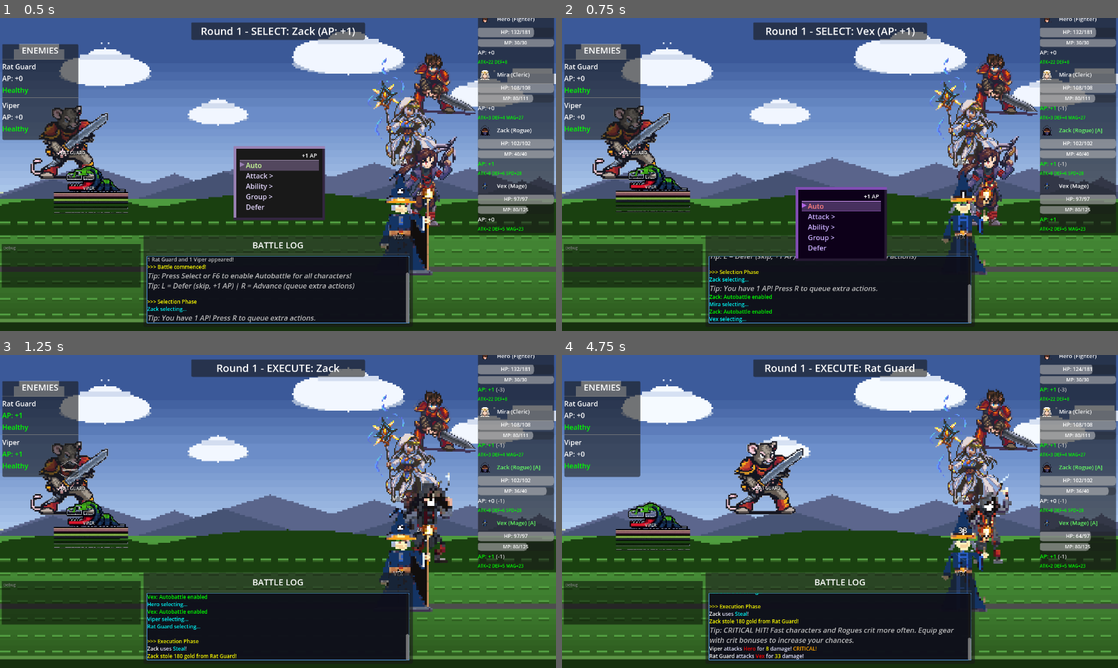
Above: before the commit, frames 1-4 (two rows, left to right).
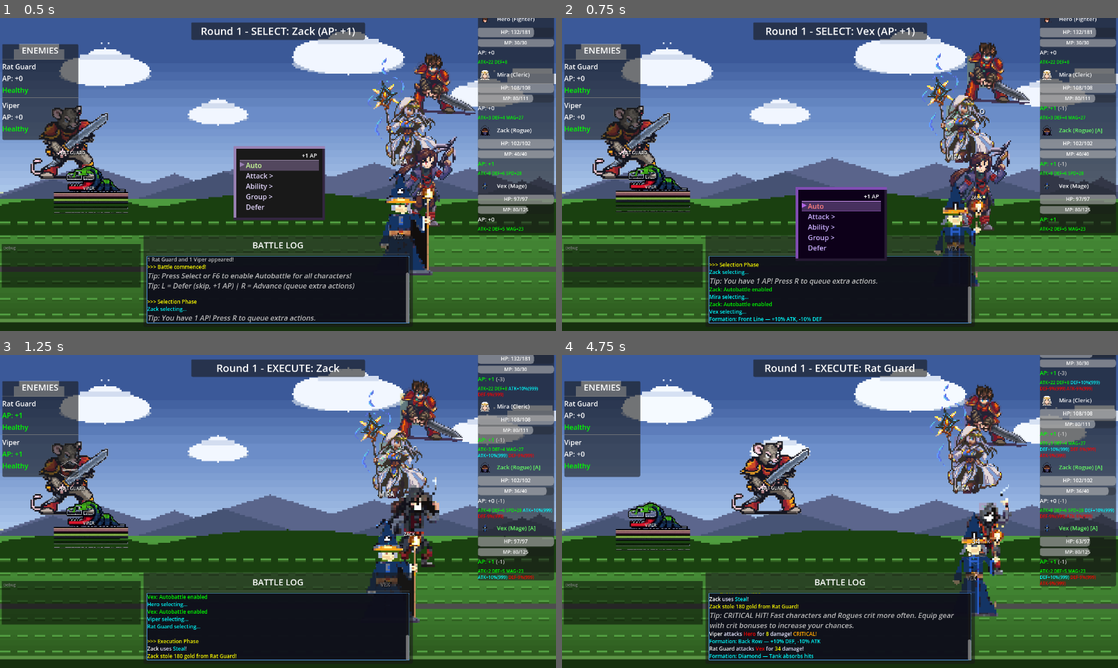
Above: after the commit, the same moments.

Repository: struktured-labs/cowardly-irregular
Game: Godot game, scene res://src/battle/BattleScene.tscn
Same seed, same stepped clock (60 frames per second), same inputs: the game is played once before the commit and once after it. This scene is started directly instead of the project's main scene.
Inputs (mouse positions are in pixels of both pictures, inside the frame that each line leads up to):
- Up to frame 1 (0.5 s): no input
- Up to frame 2 (0.75 s): tap Enter at 0.5 s; move the mouse to (962, 158) at 0.52 s; hold Right (ui_right) from 0.53 s (still down); tap F at 0.6 s; click (962, 158) at 0.67 s
- Up to frame 3 (1.25 s): keep holding Right (ui_right); tap Z (ui_accept) at 0.77, 1.07 s
- Up to frame 4 (4.75 s): release Right (ui_right) at 1.25 s; drag from (728, 527) to (812, 574) at 1.27 s; move the mouse to (895, 442) at 2.02 s; hold Right (ui_right) 2.03-2.75 s; hold L (battle_defer) 2.03-2.75 s; tap F at 2.3, 3.8 s; drag from (812, 574) to (673, 464) at 2.77 s; move the mouse to (1006, 558) at 3.52 s; hold Left (ui_left) 3.53-4.25 s; tap Q (camera_rotate_left) at 3.6 s; tap Z (ui_accept) at 3.77, 4.07 s; drag from (673, 464) to (756, 433) at 4.27 s

Frame 1 is identical in both runs. In frame 2, 7.5% of the frame differs, in the area x 26-86%, y 7-98%; in frame 3, 10%; in frame 4, 13%, in the area x 26-100%, y 0-98%.

Commit message:
feat: party formation system — 5 formations with tactical stat effects
Players can cycle formations during battle with F key:

- V-Formation (default): balanced positioning, no bonus
- Front Line: party pushed forward, +10% ATK / -10% DEF
- Back Row: party pulled back, +10% DEF / -10% ATK
- Diamond: 1 front tank, 2 mid, 1 back — tank absorbs hits
- Spread: wide spacing for AoE resistance

Features:
- Smooth 0.25s tween animation when switching formations
- Formation persists across battles (static var)
- Stat modifiers via buff/debuff system (999 turn duration)
- Previous formation buffs auto-cleared on switch
- Battle log shows formation name + description
- First switch shows tutorial hint

Co-Authored-By: Claude Opus 4.6 (1M context) <noreply@anthropic.com>

Diff:
--- a/src/battle/BattleScene.gd
+++ b/src/battle/BattleScene.gd
@@ -132,6 +132,18 @@
 var _idle_time: float = 0.0
 var _enemy_base_positions: Array[Vector2] = []
 var _party_base_positions: Array[Vector2] = []
+
+## Party formation system
+enum PartyFormation { V_FORMATION, FRONT_LINE, BACK_ROW, DIAMOND, SPREAD }
+const FORMATION_NAMES = ["V-Formation", "Front Line", "Back Row", "Diamond", "Spread"]
+const FORMATION_DESCRIPTIONS = [
+	"Balanced positioning",
+	"+10% ATK, -10% DEF",
+	"+10% DEF, -10% ATK",
+	"Tank absorbs hits",
+	"Resist AoE attacks",
+]
+static var current_formation: int = PartyFormation.V_FORMATION  # Persists across battles
 
 ## Dialogue system
 var _battle_dialogue: BattleDialogueClass = null
@@ -708,12 +720,10 @@
 		sprite.scale = Vector2(_sprite_scale, _sprite_scale)
 		sprite.texture_filter = CanvasItem.TEXTURE_FILTER_NEAREST
 
-		# V-formation depth stagger: front members (index 0,1) lower, back members higher
-		# Stagger: i=0 -> +10px, i=1 -> +5px, i=2 -> -5px, i=3 -> -10px
-		var party_y_offsets: Array[float] = [10.0, 5.0, -5.0, -10.0]
+		# Position based on current formation
 		var base_pos = party_positions[i].global_position if i < party_positions.size() else Vector2(600, 100 + i * 100)
-		var party_y_stagger = party_y_offsets[i] if i < party_y_offsets.size() else 0.0
-		base_pos.y += party_y_stagger
+		var offset = _get_formation_offset(i, party_members.size())
+		base_pos += offset
 		sprite.position = base_pos
 		_party_base_positions.append(base_pos)
 
@@ -1764,6 +1774,98 @@
 		_hold_timer = 0.0
 
 
+func _get_formation_offset(member_idx: int, party_size: int) -> Vector2:
+	"""Calculate position offset for a party member based on current formation"""
+	match current_formation:
+		PartyFormation.V_FORMATION:
+			# Classic JRPG V-shape: front members lower, back higher
+			var y_offsets = [10.0, 5.0, -5.0, -10.0]
+			return Vector2(0, y_offsets[member_idx] if member_idx < y_offsets.size() else 0.0)
+
+		PartyFormation.FRONT_LINE:
+			# All in a row, pushed forward (left toward enemies)
+			var y_spread = [-15.0, -5.0, 5.0, 15.0]
+			var y = y_spread[member_idx] if member_idx < y_spread.size() else 0.0
+			return Vector2(-30, y)
+
+		PartyFormation.BACK_ROW:
+			# All pushed back (right away from enemies)
+			var y_spread = [-15.0, -5.0, 5.0, 15.0]
+			var y = y_spread[member_idx] if member_idx < y_spread.size() else 0.0
+			return Vector2(30, y)
+
+		PartyFormation.DIAMOND:
+			# 1 front, 2 mid, 1 back — tank formation
+			match member_idx:
+				0: return Vector2(-25, 0)    # Front (tank)
+				1: return Vector2(0, -20)    # Mid-top
+				2: return Vector2(0, 20)     # Mid-bottom
+				3: return Vector2(25, 0)     # Back
+				_: return Vector2.ZERO
+
+		PartyFormation.SPREAD:
+			# Wide spacing to resist AoE
+			var y_offsets = [-30.0, -10.0, 10.0, 30.0]
+			var x_offsets = [-10.0, 10.0, -10.0, 10.0]
+			var y = y_offsets[member_idx] if member_idx < y_offsets.size() else 0.0
+			var x = x_offsets[member_idx] if member_idx < x_offsets.size() else 0.0
+			return Vector2(x, y)
+
+	return Vector2.ZERO
+
+
+func cycle_formation() -> void:
+	"""Cycle to the next party formation and reposition sprites"""
+	current_formation = (current_formation + 1) % PartyFormation.size()
+	var name = FORMATION_NAMES[current_formation]
+	var desc = FORMATION_DESCRIPTIONS[current_formation]
+	log_message("[color=cyan]Formation: %s — %s[/color]" % [name, desc])
+	SoundManager.play_ui("menu_move")
+
+	# Smoothly reposition party sprites
+	for i in range(party_sprite_nodes.size()):
+		if i >= party_positions.size():
+			break
+		var sprite = party_sprite_nodes[i]
+		if not is_instance_valid(sprite):
+			continue
+		var base_pos = party_positions[i].global_position
+		var offset = _get_formation_offset(i, party_members.size())
+		var new_pos = base_pos + offset
+		_party_base_positions[i] = new_pos
+
+		var tween = create_tween()
+		tween.tween_property(sprite, "position", new_pos, 0.25).set_trans(Tween.TRANS_CUBIC).set_ease(Tween.EASE_OUT)
+
+	# Apply formation stat modifiers via BattleManager
+	_apply_formation_stats()
+
+
+func _apply_formation_stats() -> void:
+	"""Apply stat modifiers based on current formation"""
+	# Clear previous formation buffs
+	for member in party_members:
+		if not is_instance_valid(member):
+			continue
+		# Remove any existing formation buffs
+		for buff_idx in range(member.active_buffs.size() - 1, -1, -1):
+			if member.active_buffs[buff_idx].get("effect", "").begins_with("formation_"):
+				member.active_buffs.remove_at(buff_idx)
+
+	match current_formation:
+		PartyFormation.FRONT_LINE:
+			for member in party_members:
+				if is_instance_valid(member) and member.is_alive:
+					member.add_buff("formation_atk", "attack", 1.1, 999)
+					member.add_debuff("formation_def", "defense", 0.9, 999)
+		PartyFormation.BACK_ROW:
+			for member in party_members:
+				if is_instance_valid(member) and member.is_alive:
+					member.add_buff("formation_def", "defense", 1.1, 999)
+					member.add_debuff("formation_atk", "attack", 0.9, 999)
+		# V_FORMATION, DIAMOND, SPREAD: no flat stat modifiers (effects are situational)
+
+
 func _process_idle_animations(delta: float) -> void:
 	"""Apply subtle idle sway to enemies and breathing to party sprites"""
 	if _battle_ended:
@@ -2524,6 +2626,11 @@
 			_repeat_previous_actions()
 			get_viewport().set_input_as_handled()
 			return
+		# F key to cycle party formation
+		elif event.keycode == KEY_F:
+			cycle_formation()
+			get_viewport().set_input_as_handled()
+			return
 
 	# Gamepad buttons (Nintendo layout: Y=left, X=top)
 	if event is InputEventJoypadButton and event.pressed:
